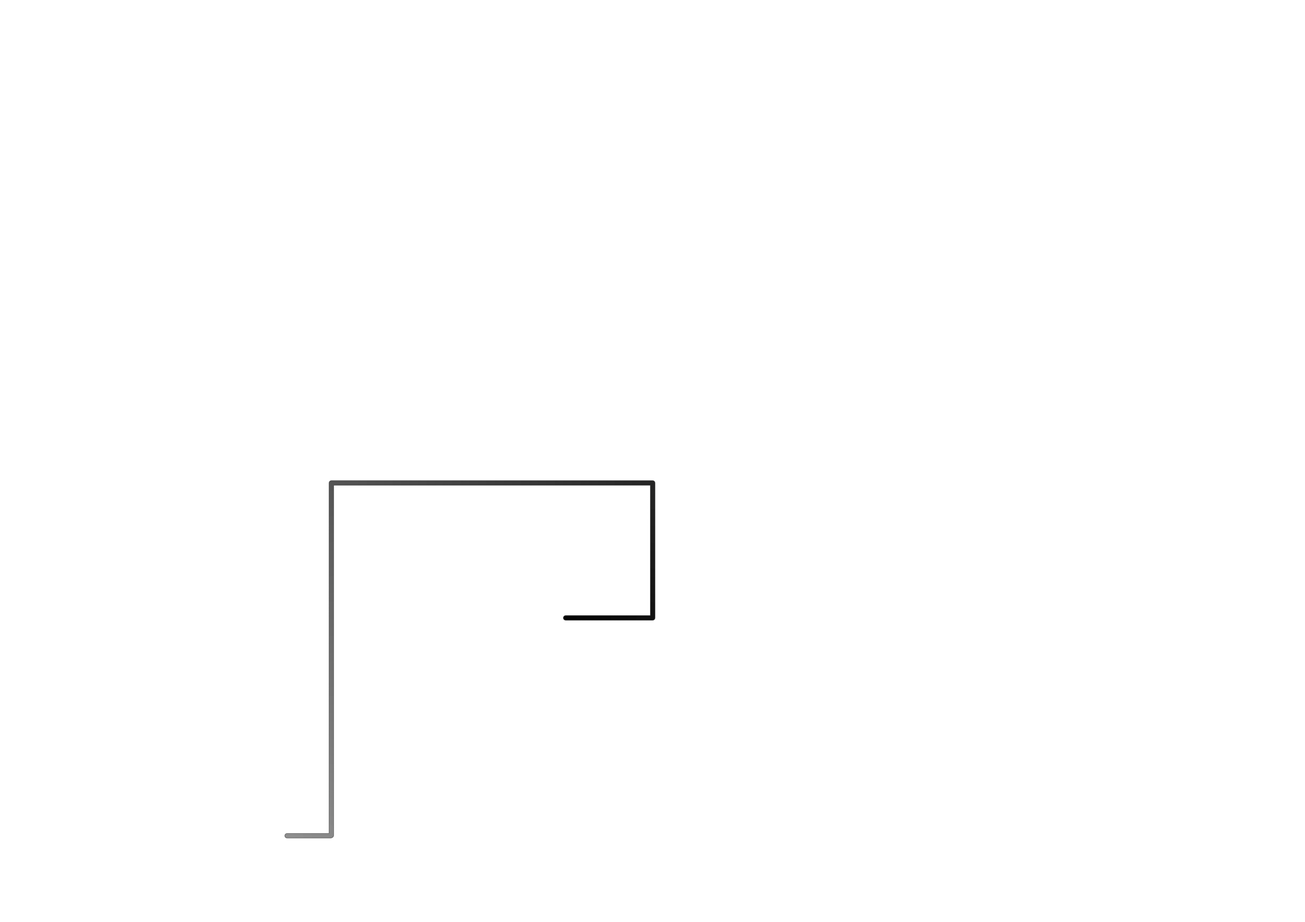
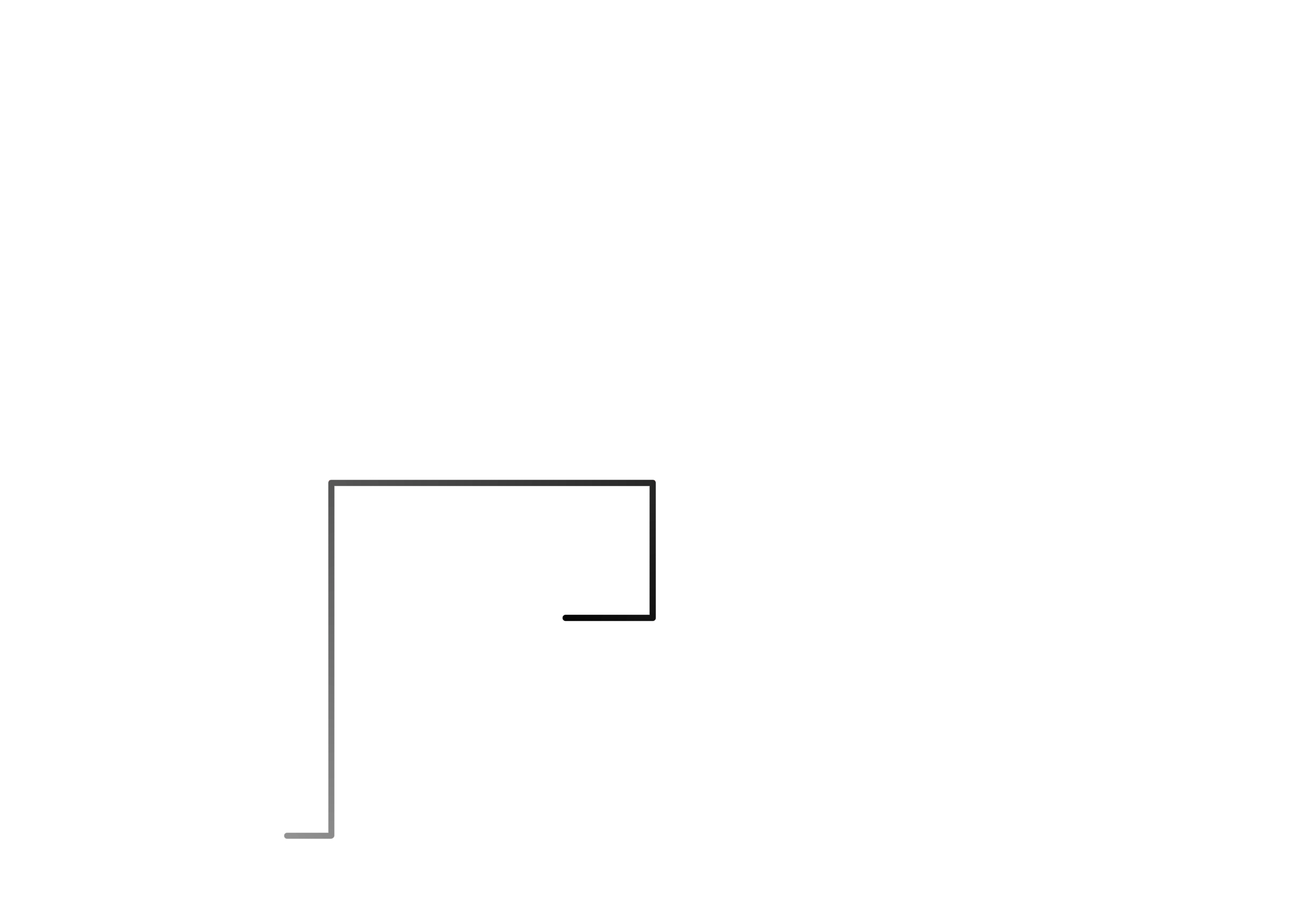
Before/after of a w=1305, h=922 layered artwork. What changed in the layer stack:
painted on "Layer 4" over [283, 479, 657, 840]
showed "Shape 1" over [286, 480, 655, 839]
